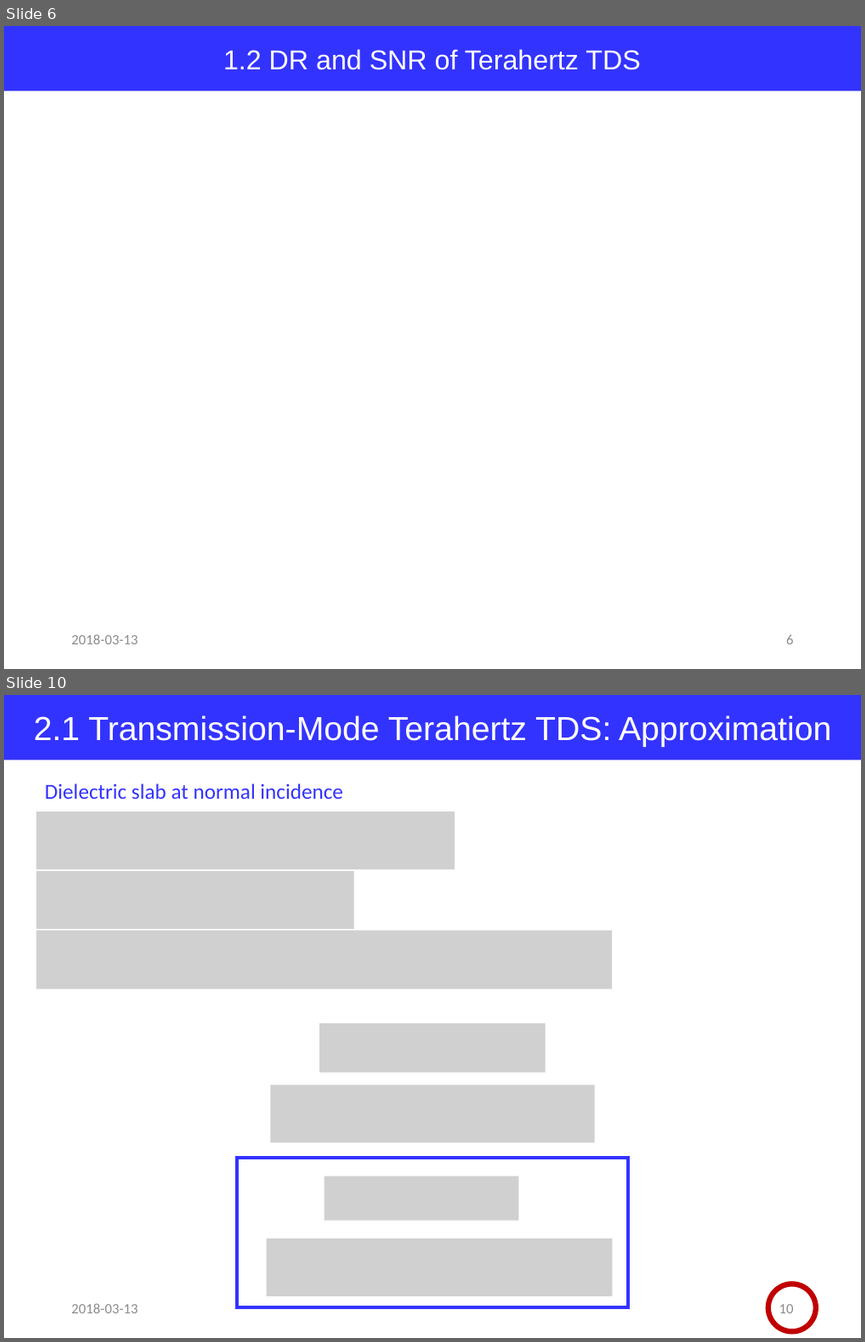
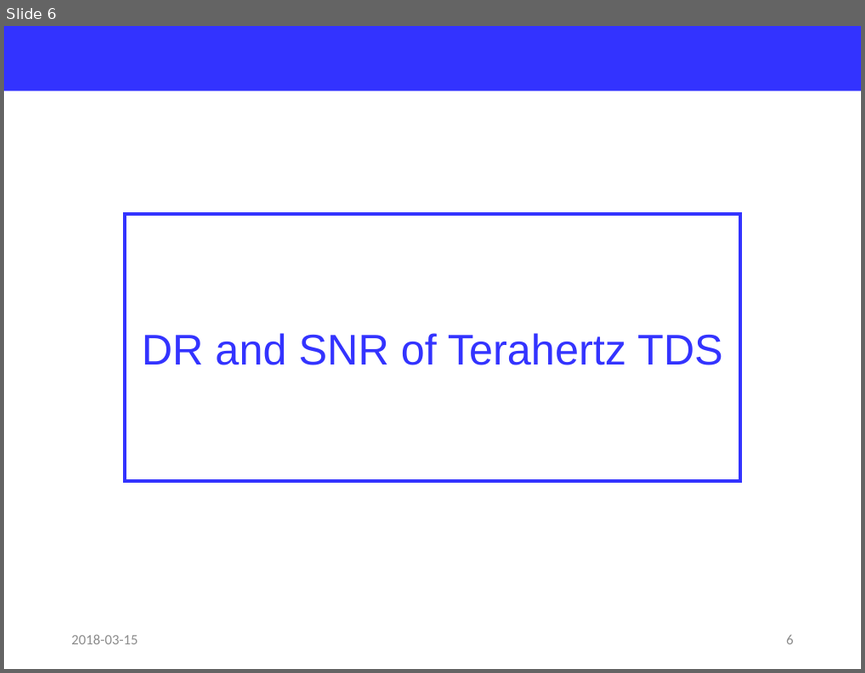
Before and after one commit to jglee96/NBTP_Lab, a slide deck: Terahertz Metrology/Ch3/Terahertz Metrology_Ch3.pptx. Shown one above the other, each under a label of ours: slides 6 and 10 before the commit, slide 6 after it; the slides between them are not shown. The pictures are 865x1342 and 865x673 pixels, drawn with LibreOffice and Linux fonts; fonts in the diff are those of the drawing; grey boxes stand for pictures. Boxes give left, top, right and bottom in pixels: in the first picture for what was removed or moved away, otherwise in the second. Text is boxed around its words. In the diff, an @@ line names an element or a change of style, - is before the commit and + after.

```diff
--- a/Terahertz Metrology/Ch3/Terahertz Metrology_Ch3.pptx
+++ b/Terahertz Metrology/Ch3/Terahertz Metrology_Ch3.pptx
@@ slide 10 removed at (x1=4, y1=695, x2=861, y2=1338), background #FFFFFF @@
@@ rectangle removed at (x1=4, y1=695, x2=861, y2=760) @@
-2.1 Transmission-Mode Terahertz TDS: Approximation
@@ text removed at (x1=45, y1=783, x2=343, y2=799) @@
-Dielectric slab at normal incidence
@@ picture removed at (x1=36, y1=811, x2=454, y2=870) @@
@@ picture removed at (x1=36, y1=871, x2=354, y2=929) @@
@@ picture removed at (x1=36, y1=930, x2=613, y2=988) @@
@@ picture removed at (x1=319, y1=1023, x2=545, y2=1072) @@
@@ picture removed at (x1=270, y1=1085, x2=595, y2=1142) @@
@@ rectangle removed at (x1=237, y1=1157, x2=628, y2=1308) @@
@@ picture removed at (x1=324, y1=1175, x2=519, y2=1220) @@
@@ picture removed at (x1=266, y1=1238, x2=613, y2=1297) @@
@@ text removed at (x1=71, y1=1303, x2=137, y2=1313) @@
-2018-03-13
@@ ellipse removed at (x1=768, y1=1283, x2=817, y2=1332) @@
@@ page number removed at (x1=779, y1=1304, x2=794, y2=1313) @@
-10
@@ slide 6 changed as well @@
@@ rectangle added at (x1=4, y1=26, x2=861, y2=91), fill #3333FF @@
@@ rectangle "DR and SNR of Terahertz ..." resized from (x1=4, y1=26, x2=861, y2=91) to (x1=125, y1=214, x2=741, y2=481) @@
@@ rectangle "DR and SNR of Terahertz ..." at (x1=125, y1=214, x2=741, y2=481): fill #3333FF to none; outline none to #3333FF 3 pt @@
@@ text in rectangle at (x1=142, y1=333, x2=723, y2=365): text changed; size 23 to 36 pt; text colour #FFFFFF to #3333FF @@
-1.2 DR and SNR of Terahertz TDS
+DR and SNR of Terahertz TDS
@@ text at (x1=71, y1=634, x2=137, y2=644): text changed @@
-2018-03-13
+2018-03-15
```
Also in this commit, not shown: 6 other slides changed, 9 slides added, 16 other slides removed, 14 other files.
